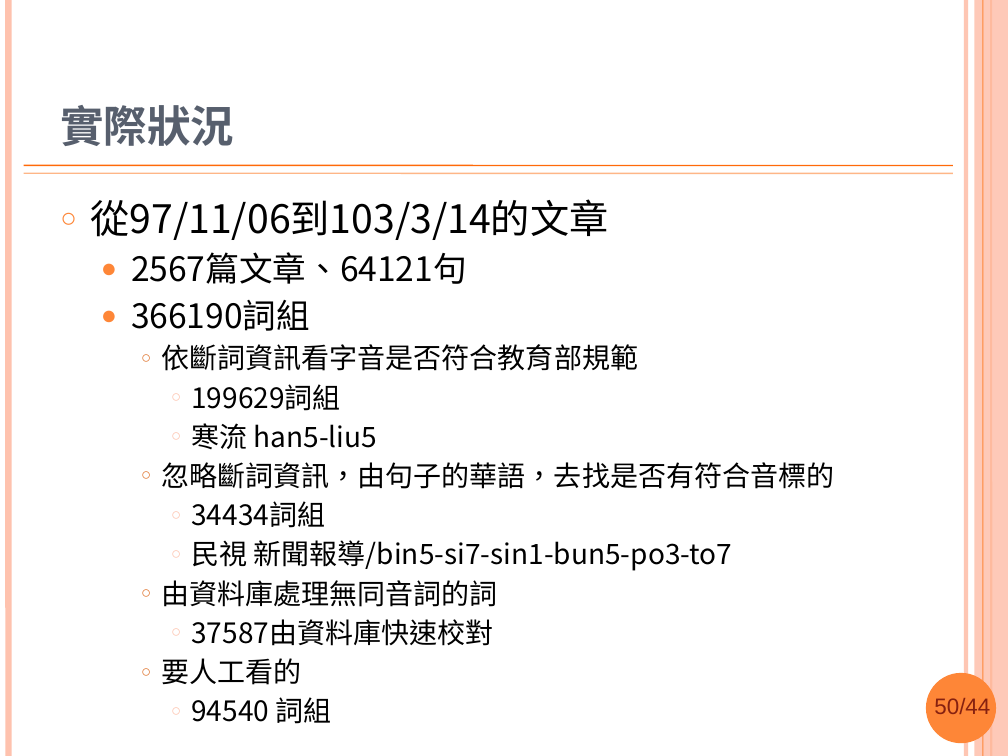
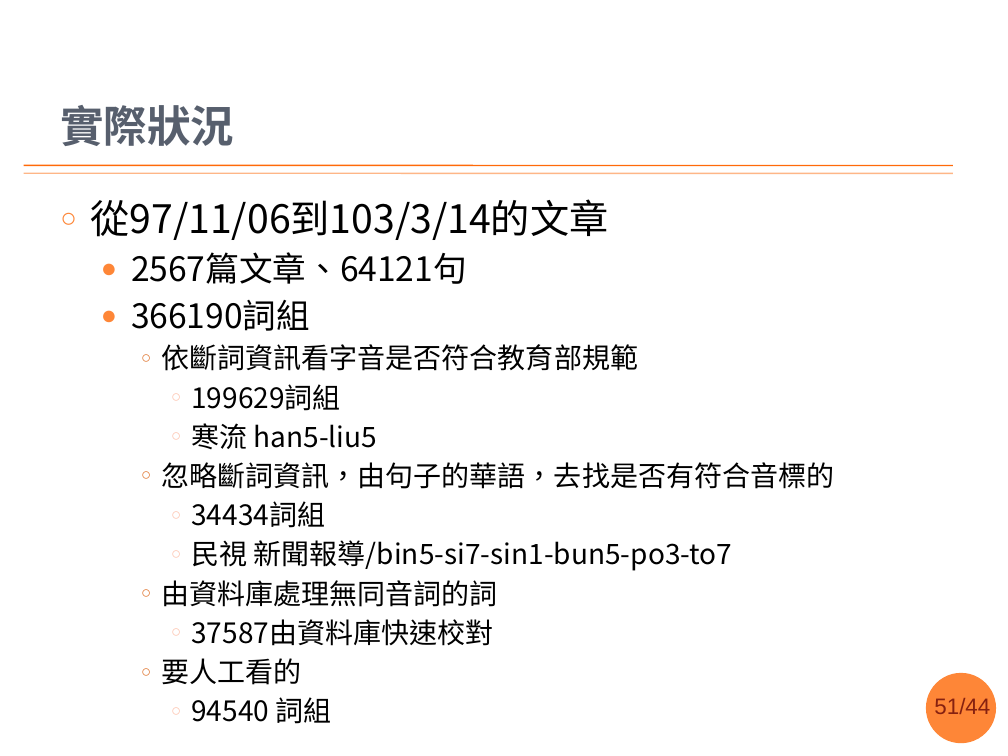
Before and after one commit to sih4sing5hong5/po3-ko3_tau5-iann2-phinn3, a slide deck: slide 51 of 翻譯報告.pptx (slide 50 before the commit). Drawn at 1008x756 pixels with LibreOffice and Linux fonts; fonts in the diff are those of the drawing; background and template pictures are left out. Boxes give left, top, right and bottom in pixels: in the first picture for what was removed or moved away, otherwise in the second. Text is boxed around its words. In the diff, an @@ line names an element or a change of style, - is before the commit and + after.

```diff
--- a/翻譯報告.pptx
+++ b/翻譯報告.pptx
@@ line removed from (8, 0) to (8, 756) @@
@@ line removed from (966, 0) to (966, 756) @@
@@ rectangle removed at bbox=[975, 0, 1008, 756] @@
@@ line removed from (983, 0) to (983, 756) @@
@@ line removed from (991, 0) to (991, 756) @@
@@ page number at bbox=[934, 698, 990, 714]: text changed @@
-50/44
+51/44
```
Also in this commit, not shown: 54 other slides changed, 3 slides added, 5 slides removed.
